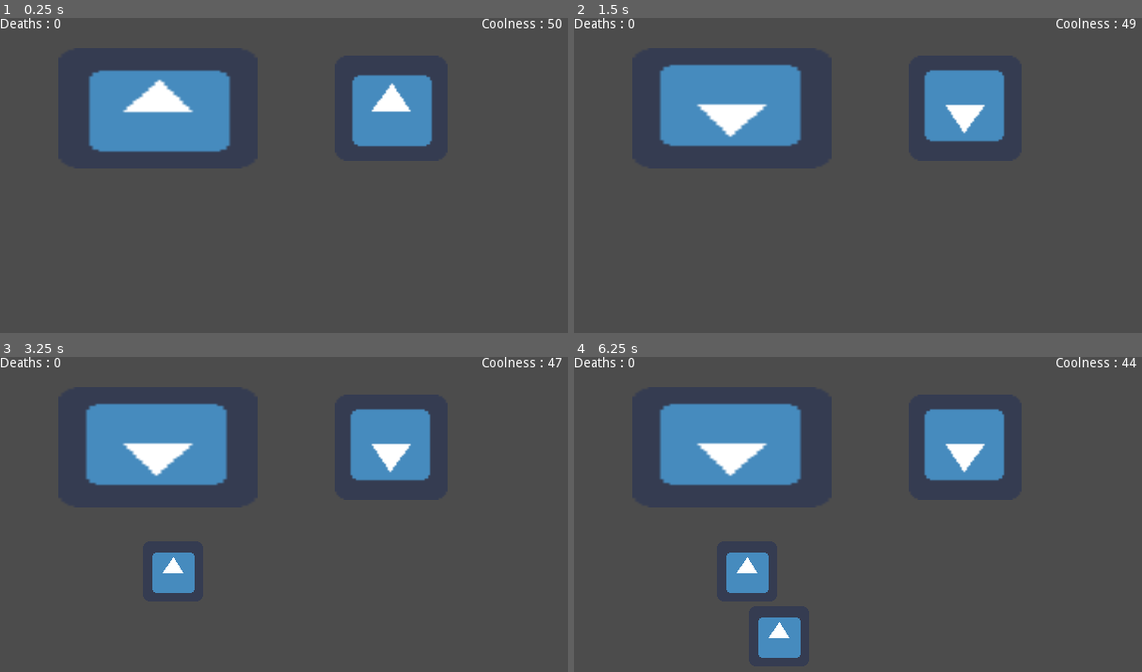
Above: before the commit, frames 1-4 (two rows, left to right).
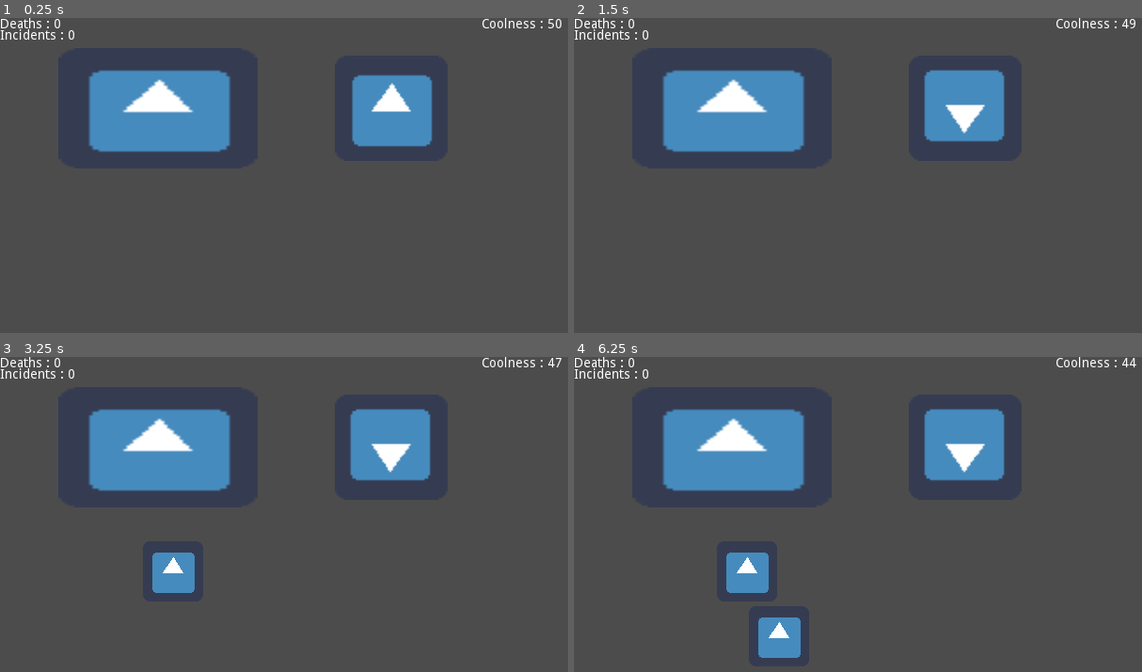
Above: after the commit, the same moments.

Repository: GuaranteedTrainwreck/LD47
Game: Godot game, scene res://Scenes/World/World.tscn
Two runs of this game, one before a commit and one after it. Both use one fixed random seed, a clock stepped at 60 frames per second and the inputs below. This scene is started directly instead of the project's main scene. The engine's default icon, where the game draws it, is replaced by a stand-in: a white triangle on a blue panel in a dark square.
Inputs (mouse positions are in pixels of both pictures, inside the frame that each line leads up to):
- Up to frame 1 (0.25 s): no input
- Up to frame 2 (1.5 s): tap Enter at 0.5 s; move the mouse to (733, 109) at 0.52 s; hold Right mouse button (player_action) 0.53-1.28 s; click (733, 109) at 0.8 s; tap Space at 1.25 s; move the mouse to (965, 109) at 1.27 s; click (965, 109) at 1.35 s
- Up to frame 3 (3.25 s): right-click (391, 448) at 1.55 s; tap Enter at 2 s; move the mouse to (363, 523) at 2.02 s; hold Right mouse button (player_action) 2.03-2.78 s; click (363, 523) at 2.3 s; tap Space at 2.75 s; move the mouse to (outside the picture) at 2.77 s; click (outside the picture) at 2.85 s; right-click (outside the picture) at 3.05 s
- Up to frame 4 (6.25 s): tap Enter at 3.5 s; move the mouse to (744, 571) at 3.52 s; hold Right mouse button (player_action) 3.53-4.28 s; click (744, 571) at 3.8 s; tap Space at 4.25 s; move the mouse to (693, 568) at 4.27 s; click (693, 568) at 4.35 s; right-click (693, 568) at 4.55 s; move the mouse to (903, 659) at 5.02 s; hold Right mouse button (player_action) 5.03-5.78 s; click (903, 659) at 5.3 s; move the mouse to (784, 508) at 5.77 s; click (784, 508) at 5.85 s; right-click (784, 508) at 6.05 s

The runs differ from the first frame. In frame 1, 0.2% of the frame differs, in the area x 0-14%, y 3-7%; in frame 2, 2.6%, in the area x 0-41%, y 3-43%; in frame 3, 2.6%; in frame 4, 2.6%.

Commit message:
fixed timer, anti-preshoot on infirmary

Diff:
--- a/Scenes/Hoopers/HulaHooper.tscn
+++ b/Scenes/Hoopers/HulaHooper.tscn
@@ -20,6 +20,15 @@
 [node name="Sprite" type="Sprite" parent="."]
 texture = ExtResource( 2 )
 
-[node name="HoopTimer" type="Timer" parent="."]
+[node name="LeavingTimer" type="Timer" parent="."]
+one_shot = true
+
+[node name="IncidentTimer" type="Timer" parent="."]
+one_shot = true
+
+[node name="DeathTimer" type="Timer" parent="."]
+one_shot = true
 [connection signal="input_event" from="." to="." method="_on_HulaHooper_input_event"]
-[connection signal="timeout" from="HoopTimer" to="." method="_on_Timer_timeout"]
+[connection signal="timeout" from="LeavingTimer" to="." method="_on_LeavingTimer_timeout"]
+[connection signal="timeout" from="IncidentTimer" to="." method="_on_IncidentTimer_timeout"]
+[connection signal="timeout" from="DeathTimer" to="." method="_on_DeathTimer_timeout"]
--- a/Scenes/World/World.tscn
+++ b/Scenes/World/World.tscn
@@ -24,6 +24,16 @@
 "_edit_use_anchors_": false
 }
 
+[node name="Incidents" type="Label" parent="."]
+margin_left = 0.33371
+margin_top = 11.6798
+margin_right = 53.3337
+margin_bottom = 25.6798
+text = "Incidents :"
+__meta__ = {
+"_edit_use_anchors_": false
+}
+
 [node name="GlobalTimer" type="Timer" parent="."]
 
 [node name="Infirmary" parent="." instance=ExtResource( 1 )]
--- a/Scripts/Hoopers/HulaHooper.gd
+++ b/Scripts/Hoopers/HulaHooper.gd
@@ -6,8 +6,7 @@
 const YMIN = 224
 const YMAX = 608
 
-#get timer
-onready var hoopTimer = get_node("HoopTimer")
+
 
 #create random
 var rng = RandomNumberGenerator.new()
@@ -24,20 +23,22 @@
 
 # AT START
 func _ready():
-#	init timer
-	hoopTimer.set_wait_time(1)
-	hoopTimer.start()
 
 #	randomize
 	rng.randomize()
 
-#	init leaving countdown
-	toleaving = rng.randf_range(5, 20)
-	toleaving = int(toleaving)
+#	init and start leaving countdown
+	$LeavingTimer.set_wait_time(rng.randf_range(5, 20))
+	print($LeavingTimer.get_wait_time())
+	$LeavingTimer.start()
 
-#	init incident countdown
-	toincident = rng.randf_range(5, 20)
-	toincident = int(toincident)
+#	init and start incident countdown
+	$IncidentTimer.set_wait_time(rng.randf_range(5, 20))
+	$IncidentTimer.start()
+
+#	init death countdown
+	$DeathTimer.set_wait_time(10)
+
 
 #	fix spawn limits
 	var x = rng.randf_range(XMIN, XMAX)
@@ -48,42 +49,43 @@
 	self.position.y = y
 
 #AT RUNTIME
-func _physics_process(delta):
-#	despawn at countdown's end
-	if !toleaving:
-		self.queue_free()
-
-#	at incident
-	if !toincident:
-		incident = true
-		self.rotation_degrees = 90
-
-#	at death
-	if !todeath:
-		incident = false
-		dead = true
-		self.rotation_degrees = 180
-		hoopTimer.stop()
-		set_physics_process(false)
-		get_parent().deaths += 1
-
-#EVERY SECOND
-func _on_Timer_timeout():
-	if !incident and !dead:
-		toleaving -= 1
-		toincident -= 1
-	elif !dead:
-		todeath -= 1
+func _physics_process(_delta):
+	pass
 
 #ON CLICK
-func _on_HulaHooper_input_event(viewport, event, shape_idx):
+func _on_HulaHooper_input_event(_viewport, event, _shape_idx):
 #	check if infirmary is selected
 	infirmarySelected = get_parent().get_node("Infirmary").selected
 
 #	heal Hooper
 	if event.is_action_pressed("player_action") and incident and infirmarySelected:
+		$LeavingTimer.set_paused(false)
+		$DeathTimer.stop()
+		$IncidentTimer.set_wait_time(rng.randf_range(5, 20))
+		$IncidentTimer.start()
 		self.rotation_degrees = 0
-		toincident = rng.randf_range(5, 20)
-		toincident = int(toincident)
 		incident = false
+		get_parent().incidentsTotal -= 1
 		get_parent().get_node("Infirmary").selected = false
+
+#	DeathTimer Signal
+func _on_DeathTimer_timeout():
+	incident = false
+	dead = true
+	self.rotation_degrees = 180
+	get_parent().incidentsTotal -= 1
+	get_parent().deathsTotal += 1
+	set_physics_process(false)
+
+#	IncidentTimer Signal
+func _on_IncidentTimer_timeout():
+	$LeavingTimer.set_paused(true)
+	incident = true
+	get_parent().incidentsTotal += 1
+	self.rotation_degrees = 90
+	$DeathTimer.start()
+
+#	LeavingTimer Signal
+func _on_LeavingTimer_timeout():
+	print("test")
+	self.queue_free()
--- a/Scripts/Infirmary/Infirmary.gd
+++ b/Scripts/Infirmary/Infirmary.gd
@@ -13,5 +13,5 @@
 		self.rotation_degrees = 0
 
 func _on_Infirmary_input_event(viewport, event, shape_idx):
-	if event.is_action_pressed("player_select") and onDuty:
+	if event.is_action_pressed("player_select") and get_parent().incidentsTotal > 0 and onDuty:
 		selected = true
--- a/Scripts/World/World.gd
+++ b/Scripts/World/World.gd
@@ -4,9 +4,10 @@
 const HOOL = preload("res://Scenes/Hoopers/HulaHooper.tscn")
 
 # countdown/up variables
-var deaths = 0
+var deathsTotal = 0
+var incidentsTotal = 0
 var coolness = 50
-var spawnrate = 3
+export var spawnRate = 3
 
 #get timer
 onready var timer = get_node("GlobalTimer")
@@ -20,16 +21,17 @@
 #AT RUNTIME
 func _physics_process(delta):
 #	UI changes
-	get_node("Deaths").text = "Deaths : " + str(deaths)
+	get_node("Deaths").text = "Deaths : " + str(deathsTotal)
+	get_node("Incidents").text = "Incidents : " + str(incidentsTotal)
 	get_node("Coolness").text = "Coolness : " + str(coolness)
 
 #	spawn Hoopers
-	if !spawnrate:
+	if !spawnRate:
 		var newHool = HOOL.instance()
 		self.add_child(newHool)
-		spawnrate = 3
+		spawnRate = 3
 
 #EVERY SECOND
 func _on_GlobalTimer_timeout():
 	coolness -= 1
-	spawnrate -= 1
+	spawnRate -= 1
